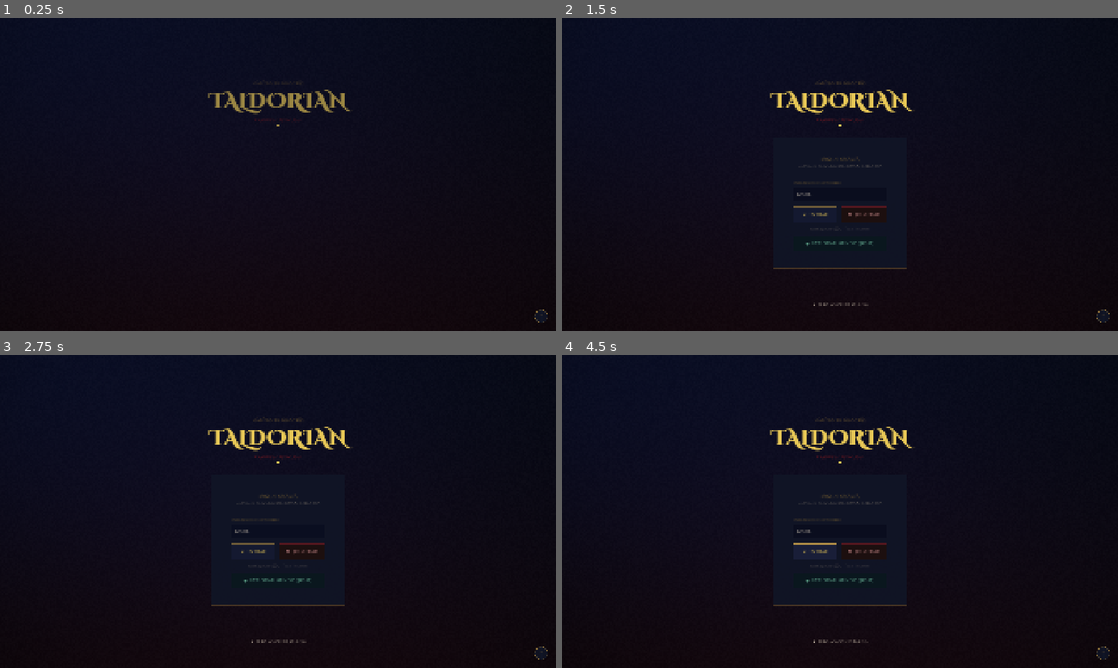
Above: before the commit, frames 1-4 (two rows, left to right).
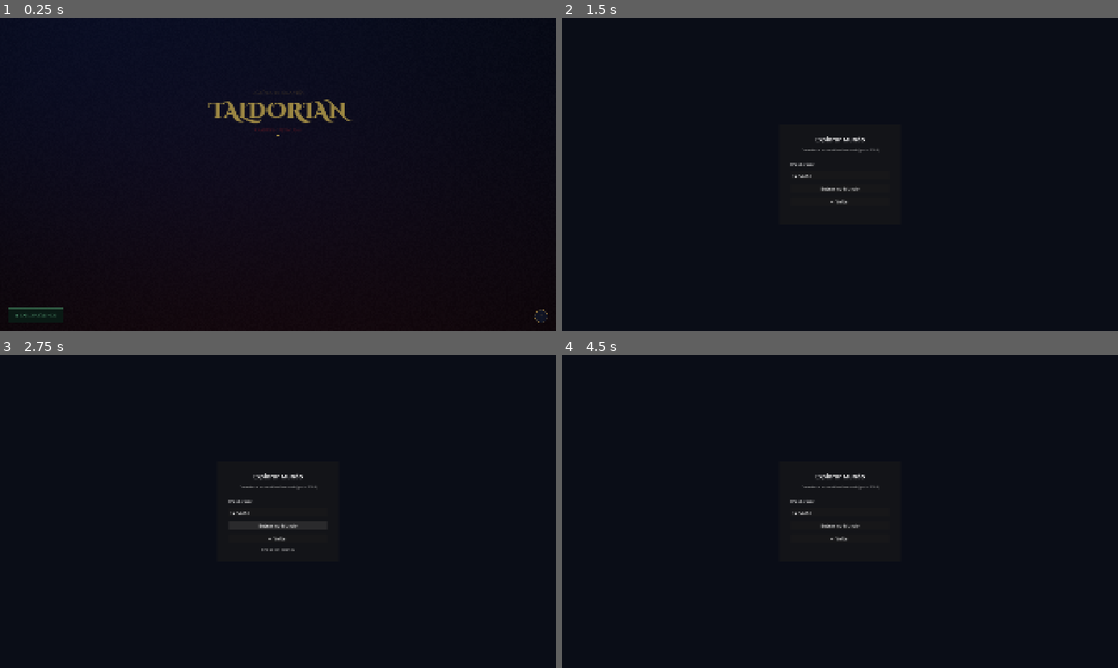
Above: after the commit, the same moments.

Repository: danielnathan1/Taldorian
Game: Godot game, scene res://scenes/ui/main.tscn
Two runs of this game, one before a commit and one after it. Both use one fixed random seed, a clock stepped at 60 frames per second and the inputs below. Sound files missing from this copy of the repository are replaced by a short silence.
Inputs (mouse positions are in pixels of both pictures, inside the frame that each line leads up to):
- Up to frame 1 (0.25 s): no input
- Up to frame 2 (1.5 s): click (840, 243) at 0.5 s, where only the run before the commit has a clickable "⊕ Explorar Mundo (Host)"; click (595, 315) at 1.25 s, where only the run after the commit has a clickable "⊕ Explorar Mundo"
- Up to frame 3 (2.75 s): click (278, 524) at 2 s, where only the run after the commit has a clickable "Entrar no Mundo"
- Up to frame 4 (4.5 s): click (840, 539) at 2.75 s, where only the run after the commit has a clickable "← Voltar"; click (595, 652) at 3.5 s, where only the run after the commit has a clickable "⊕ Explorar Mundo"; click (817, 552) at 4.25 s, where only the run before the commit has a clickable "⚔ Entrar"

The runs differ from the first frame. In frame 1, 1.4% of the frame differs, in the area x 1-64%, y 20-96%; in frame 2, 1.8%; in frame 3, 2.2%, in the area x 37-99%, y 20-98%; in frame 4, 2.1%.

Commit message:
fix(world): separar mundo do TCG — servidor dedicado + tela de conexão própria
- Lobby restaurado ao estado original: host/join/start_game inalterados
- Botão "Explorar Mundo" no lobby apenas navega para world_connect.tscn (sem tocar no peer TCG)
- world_connect.tscn: conecta ao servidor do mundo na porta 7001 independentemente
- world_server.gd: autoload que detecta --world-server e sobe ENet na porta 7001
- WorldServer registrado no project.godot
- TCG (porta 7000) e Mundo (porta 7001) completamente isolados

Como rodar na mesma máquina:
  Terminal: godot --headless -- --world-server
  Jogo normal: botão "Explorar Mundo" → 127.0.0.1 → conectar

Co-Authored-By: Claude Sonnet 4.6 <noreply@anthropic.com>

Diff:
--- a/project.godot
+++ b/project.godot
@@ -21,6 +21,7 @@
 NetworkState="*uid://tn8f3we8cliq"
 GameState="*uid://dtqbfrlqlcsia"
 WorldState="*res://src/world/world_state.gd"
+WorldServer="*res://src/world/world_server.gd"
 
 [display]
 
--- a/scenes/ui/lobby/lobby.gd
+++ b/scenes/ui/lobby/lobby.gd
@@ -1,14 +1,15 @@
 extends Control
 
-const PORT        := 7000
-const BOARD_SCENE := "res://scenes/ui/board/Board.tscn"
-const WORLD_SCENE := "res://scenes/world/world_root.tscn"
+const PORT              := 7000
+const BOARD_SCENE       := "res://scenes/ui/board/Board.tscn"
+const WORLD_CONNECT_SCENE := "res://scenes/world/world_connect.tscn"
 
 # ── Node references ────────────────────────────────────────────────────────────
 @onready var address_input   : LineEdit       = %AddressInput
 @onready var join_button     : Button         = %JoinButton
 @onready var host_button     : Button         = %HostButton
 @onready var help_button     : Button         = %HelpButton
+@onready var world_button    : Button         = %WorldButton
 @onready var status_label    : Label          = %StatusLabel
 @onready var toast_label     : Label          = %ToastLabel
 @onready var help_dialog     : Control        = %HelpDialog
@@ -26,13 +27,10 @@
 const C_PARCHMENT_D := Color(0.722, 0.659, 0.549, 1.0)
 const C_PANEL_BG    := Color(0.063, 0.082, 0.149, 0.90)
 
-var _toast_tween    : Tween
-var _music          : AudioStreamPlayer
-var _is_world_mode  : bool = false
-var _world_button   : Button
+var _toast_tween : Tween
+var _music       : AudioStreamPlayer
 
 func _ready() -> void:
-	# Garante full-screen independente de como o parent (Node2D) posiciona este Control
 	position = Vector2.ZERO
 	size     = get_viewport_rect().size
 	address_input.text = "127.0.0.1"
@@ -44,7 +42,6 @@
 	multiplayer.peer_disconnected.connect(_on_peer_disconnected)
 	multiplayer.connected_to_server.connect(_on_connected_to_server)
 	multiplayer.connection_failed.connect(_on_connection_failed)
-	_add_world_button()
 	_start_music()
 
 
@@ -91,6 +88,16 @@
 	help_button.add_theme_stylebox_override("pressed", help_normal)
 	help_button.add_theme_color_override("font_color",       C_GOLD_DIM)
 	help_button.add_theme_color_override("font_hover_color", C_GOLD_GLOW)
+
+	var world_normal := _make_button_style(Color(0.04, 0.10, 0.08), Color(0.3, 0.65, 0.45), 0.5)
+	var world_hover  := _make_button_style(Color(0.06, 0.14, 0.11), Color(0.4, 0.85, 0.60), 0.85)
+	var world_press  := _make_button_style(Color(0.03, 0.08, 0.06), Color(0.3, 0.65, 0.45), 1.0)
+	world_button.add_theme_stylebox_override("normal",  world_normal)
+	world_button.add_theme_stylebox_override("hover",   world_hover)
+	world_button.add_theme_stylebox_override("pressed", world_press)
+	world_button.add_theme_color_override("font_color",         Color(0.45, 0.80, 0.60))
+	world_button.add_theme_color_override("font_hover_color",   Color(0.60, 1.00, 0.78))
+	world_button.add_theme_color_override("font_pressed_color", Color(0.40, 0.70, 0.55))
 
 	var input_normal := StyleBoxFlat.new()
 	input_normal.bg_color = Color(0.031, 0.043, 0.110, 0.75)
@@ -161,6 +168,7 @@
 	join_button.pressed.connect(_on_join_pressed)
 	host_button.pressed.connect(_on_host_pressed)
 	help_button.pressed.connect(_on_help_pressed)
+	world_button.pressed.connect(_on_world_pressed)
 	address_input.text_submitted.connect(_on_address_submitted)
 	%HelpCloseButton.pressed.connect(func(): help_dialog.hide())
 	%HelpDialog.get_node("DimBG").gui_input.connect(func(event):
@@ -202,14 +210,14 @@
 func _on_address_submitted(_text: String) -> void:
 	_on_join_pressed()
 
+func _on_world_pressed() -> void:
+	get_tree().change_scene_to_file(WORLD_CONNECT_SCENE)
+
 
 # ── Callbacks de rede ──────────────────────────────────────────────────────────
 func _on_peer_connected(_id: int) -> void:
 	await get_tree().process_frame
-	if _is_world_mode:
-		_start_world.rpc()
-	else:
-		_start_game.rpc()
+	_start_game.rpc()
 
 func _on_peer_disconnected(_id: int) -> void:
 	_set_buttons_enabled(true)
@@ -223,46 +231,6 @@
 	_set_buttons_enabled(true)
 	_show_toast("✦  Falha ao conectar — verifique o IP")
 
-
-# ── Mundo aberto ───────────────────────────────────────────────────────────────
-func _add_world_button() -> void:
-	var button_row := $CenterContainer/MainVBox/LobbyPanel/PanelMargin/PanelVBox/ButtonRow
-	if button_row == null:
-		return
-	var spacer := Control.new()
-	spacer.custom_minimum_size = Vector2(0, 14)
-	var world_row := HBoxContainer.new()
-	world_row.add_theme_constant_override("separation", 14)
-	_world_button = Button.new()
-	_world_button.text = "⊕  Explorar Mundo (Host)"
-	_world_button.size_flags_horizontal = Control.SIZE_EXPAND_FILL
-	_world_button.add_theme_font_override("font", %JoinButton.get_theme_font("font"))
-	var ws := _make_button_style(Color(0.04, 0.09, 0.12), Color(0.3, 0.6, 0.5), 0.55)
-	var ws_h := _make_button_style(Color(0.06, 0.12, 0.16), Color(0.4, 0.8, 0.65), 0.85)
-	var ws_p := _make_button_style(Color(0.03, 0.07, 0.10), Color(0.3, 0.6, 0.5), 1.0)
-	_world_button.add_theme_stylebox_override("normal",  ws)
-	_world_button.add_theme_stylebox_override("hover",   ws_h)
-	_world_button.add_theme_stylebox_override("pressed", ws_p)
-	_world_button.add_theme_color_override("font_color",         Color(0.5, 0.85, 0.7))
-	_world_button.add_theme_color_override("font_hover_color",   Color(0.65, 1.0, 0.85))
-	_world_button.add_theme_color_override("font_pressed_color", Color(0.45, 0.75, 0.6))
-	_world_button.pressed.connect(_on_world_host_pressed)
-	world_row.add_child(_world_button)
-	var panel_vbox := button_row.get_parent()
-	panel_vbox.add_child(spacer)
-	panel_vbox.add_child(world_row)
-
-func _on_world_host_pressed() -> void:
-	var peer := ENetMultiplayerPeer.new()
-	var err  := peer.create_server(PORT)
-	if err != OK:
-		_show_toast("✦  Erro ao criar sala: %d" % err)
-		return
-	multiplayer.multiplayer_peer = peer
-	NetworkState.local_player_index = 0
-	_is_world_mode = true
-	_set_buttons_enabled(false)
-	_show_toast("✦  Mundo criado… aguardando jogador")
 
 # ── Início de partida ──────────────────────────────────────────────────────────
 func _start_music() -> void:
@@ -278,16 +246,11 @@
 	_music.stop()
 	get_tree().change_scene_to_file(BOARD_SCENE)
 
-@rpc("authority", "call_local", "reliable")
-func _start_world() -> void:
-	_music.stop()
-	get_tree().change_scene_to_file(WORLD_SCENE)
-
 
 # ── Helpers ────────────────────────────────────────────────────────────────────
 func _set_buttons_enabled(value: bool) -> void:
-	host_button.disabled  = not value
-	join_button.disabled  = not value
+	host_button.disabled   = not value
+	join_button.disabled   = not value
 	address_input.editable = value
 
 func _show_toast(msg: String) -> void:
--- a/scenes/ui/lobby/lobby.tscn
+++ b/scenes/ui/lobby/lobby.tscn
@@ -225,6 +225,21 @@
 text = "Rede Local (LAN)  ·  Multiplayer"
 horizontal_alignment = 1
 
+[node name="WorldButton" type="Button" parent="." unique_id=2100000001]
+unique_name_in_owner = true
+layout_mode = 1
+anchors_preset = 2
+anchor_top = 1.0
+anchor_bottom = 1.0
+offset_left = 28.0
+offset_top = -74.0
+offset_right = 220.0
+offset_bottom = -28.0
+grow_vertical = 0
+theme_override_fonts/font = ExtResource("4_font_regular")
+theme_override_font_sizes/font_size = 13
+text = "⊕  Explorar Mundo"
+
 [node name="HelpButton" type="Button" parent="." unique_id=2017584714]
 unique_name_in_owner = true
 custom_minimum_size = Vector2(46, 46)
--- /dev/null
+++ b/scenes/world/world_connect.gd
@@ -0,0 +1,52 @@
+# scenes/world/world_connect.gd
+# Tela de conexão ao servidor do mundo — independente do lobby do TCG.
+extends Control
+
+const WORLD_PORT  := 7001
+const LOBBY_SCENE := "res://scenes/ui/lobby/lobby.tscn"
+const WORLD_SCENE := "res://scenes/world/world_root.tscn"
+
+@onready var ip_input      : LineEdit = %IpInput
+@onready var connect_button: Button   = %ConnectButton
+@onready var back_button   : Button   = %BackButton
+@onready var status_label  : Label    = %StatusLabel
+
+func _ready() -> void:
+	ip_input.text = "127.0.0.1"
+	connect_button.pressed.connect(_on_connect_pressed)
+	back_button.pressed.connect(_on_back_pressed)
+	ip_input.text_submitted.connect(_on_connect_pressed.unbind(1))
+	multiplayer.connected_to_server.connect(_on_connected)
+	multiplayer.connection_failed.connect(_on_connection_failed)
+
+func _on_connect_pressed() -> void:
+	var addr := ip_input.text.strip_edges()
+	if addr.is_empty():
+		_set_status("Insira o IP do servidor do mundo")
+		return
+	var peer := ENetMultiplayerPeer.new()
+	var err  := peer.create_client(addr, WORLD_PORT)
+	if err != OK:
+		_set_status("Erro ao conectar: %d" % err)
+		return
+	multiplayer.multiplayer_peer = peer
+	_set_status("Conectando a %s:%d…" % [addr, WORLD_PORT])
+	connect_button.disabled = true
+	back_button.disabled    = true
+
+func _on_connected() -> void:
+	_set_status("Conectado! Entrando no mundo…")
+	get_tree().change_scene_to_file(WORLD_SCENE)
+
+func _on_connection_failed() -> void:
+	multiplayer.multiplayer_peer = null
+	connect_button.disabled = false
+	back_button.disabled    = false
+	_set_status("Falha ao conectar — servidor offline ou IP errado")
+
+func _on_back_pressed() -> void:
+	multiplayer.multiplayer_peer = null
+	get_tree().change_scene_to_file(LOBBY_SCENE)
+
+func _set_status(msg: String) -> void:
+	status_label.text = msg
--- /dev/null
+++ b/scenes/world/world_connect.tscn
@@ -0,0 +1,85 @@
+[gd_scene load_steps=2 format=3]
+
+[ext_resource type="Script" path="res://scenes/world/world_connect.gd" id="1_wc"]
+
+[node name="WorldConnect" type="Control"]
+layout_mode = 3
+anchors_preset = 15
+anchor_right = 1.0
+anchor_bottom = 1.0
+script = ExtResource("1_wc")
+
+[node name="BG" type="ColorRect" parent="."]
+layout_mode = 1
+anchors_preset = 15
+anchor_right = 1.0
+anchor_bottom = 1.0
+color = Color(0.04, 0.05, 0.09, 1.0)
+mouse_filter = 2
+
+[node name="Center" type="CenterContainer" parent="."]
+layout_mode = 1
+anchors_preset = 15
+anchor_right = 1.0
+anchor_bottom = 1.0
+mouse_filter = 2
+
+[node name="Panel" type="PanelContainer" parent="Center"]
+custom_minimum_size = Vector2(420, 0)
+layout_mode = 2
+
+[node name="Margin" type="MarginContainer" parent="Center/Panel"]
+layout_mode = 2
+theme_override_constants/margin_left = 40
+theme_override_constants/margin_top = 36
+theme_override_constants/margin_right = 40
+theme_override_constants/margin_bottom = 32
+
+[node name="VBox" type="VBoxContainer" parent="Center/Panel/Margin"]
+layout_mode = 2
+theme_override_constants/separation = 14
+
+[node name="Title" type="Label" parent="Center/Panel/Margin/VBox"]
+layout_mode = 2
+theme_override_font_sizes/font_size = 22
+text = "Explorar Mundo"
+horizontal_alignment = 1
+
+[node name="Subtitle" type="Label" parent="Center/Panel/Margin/VBox"]
+layout_mode = 2
+theme_override_font_sizes/font_size = 12
+theme_override_colors/font_color = Color(0.6, 0.6, 0.6, 1)
+text = "Conecte-se ao servidor do mundo (porta 7001)"
+horizontal_alignment = 1
+
+[node name="Sep" type="HSeparator" parent="Center/Panel/Margin/VBox"]
+layout_mode = 2
+
+[node name="IpLabel" type="Label" parent="Center/Panel/Margin/VBox"]
+layout_mode = 2
+theme_override_font_sizes/font_size = 12
+text = "IP do Servidor"
+
+[node name="IpInput" type="LineEdit" parent="Center/Panel/Margin/VBox"]
+unique_name_in_owner = true
+layout_mode = 2
+placeholder_text = "ex.: 127.0.0.1"
+caret_blink = true
+
+[node name="ConnectButton" type="Button" parent="Center/Panel/Margin/VBox"]
+unique_name_in_owner = true
+layout_mode = 2
+text = "Entrar no Mundo"
+
+[node name="BackButton" type="Button" parent="Center/Panel/Margin/VBox"]
+unique_name_in_owner = true
+layout_mode = 2
+text = "← Voltar"
+
+[node name="StatusLabel" type="Label" parent="Center/Panel/Margin/VBox"]
+unique_name_in_owner = true
+layout_mode = 2
+theme_override_font_sizes/font_size = 12
+theme_override_colors/font_color = Color(0.65, 0.65, 0.65, 1)
+horizontal_alignment = 1
+autowrap_mode = 3
--- /dev/null
+++ b/src/world/world_server.gd
@@ -0,0 +1,28 @@
+# src/world/world_server.gd
+# Iniciado automaticamente quando o jogo é lançado com o argumento --world-server.
+# Cria o servidor ENet na porta WORLD_PORT e ativa o WorldState como autoridade.
+#
+# Como usar (uma máquina):
+#   Terminal: godot --headless -- --world-server
+#   Editor:   Debug > Run Multiple Instances, add launch arg: -- --world-server
+extends Node
+
+const WORLD_PORT := 7001
+
+func _ready() -> void:
+	if not "--world-server" in OS.get_cmdline_user_args():
+		return
+	_start()
+
+func _start() -> void:
+	var peer := ENetMultiplayerPeer.new()
+	var err  := peer.create_server(WORLD_PORT)
+	if err != OK:
+		push_error("[WorldServer] Falha ao criar servidor na porta %d: %d" % [WORLD_PORT, err])
+		get_tree().quit(1)
+		return
+	multiplayer.multiplayer_peer = peer
+	print("[WorldServer] Servidor do mundo rodando na porta %d" % WORLD_PORT)
+	WorldState.activate()
+	multiplayer.peer_connected.connect(func(id): print("[WorldServer] Jogador conectado: %d" % id))
+	multiplayer.peer_disconnected.connect(func(id): print("[WorldServer] Jogador desconectado: %d" % id))
Not shown, added: scenes/world/maps/floresta_inicial.gd.uid
Not shown, added: scenes/world/maps/map_base.gd.uid
Not shown, added: scenes/world/player/player_character.gd.uid
Not shown, added: scenes/world/player/remote_player.gd.uid
Not shown, added: scenes/world/ui/hud_world.gd.uid
Not shown, added: scenes/world/world_root.gd.uid
Not shown, added: src/world/encounter_manager.gd.uid
Not shown, added: src/world/map_loader.gd.uid
Not shown, added: src/world/world_state.gd.uid
